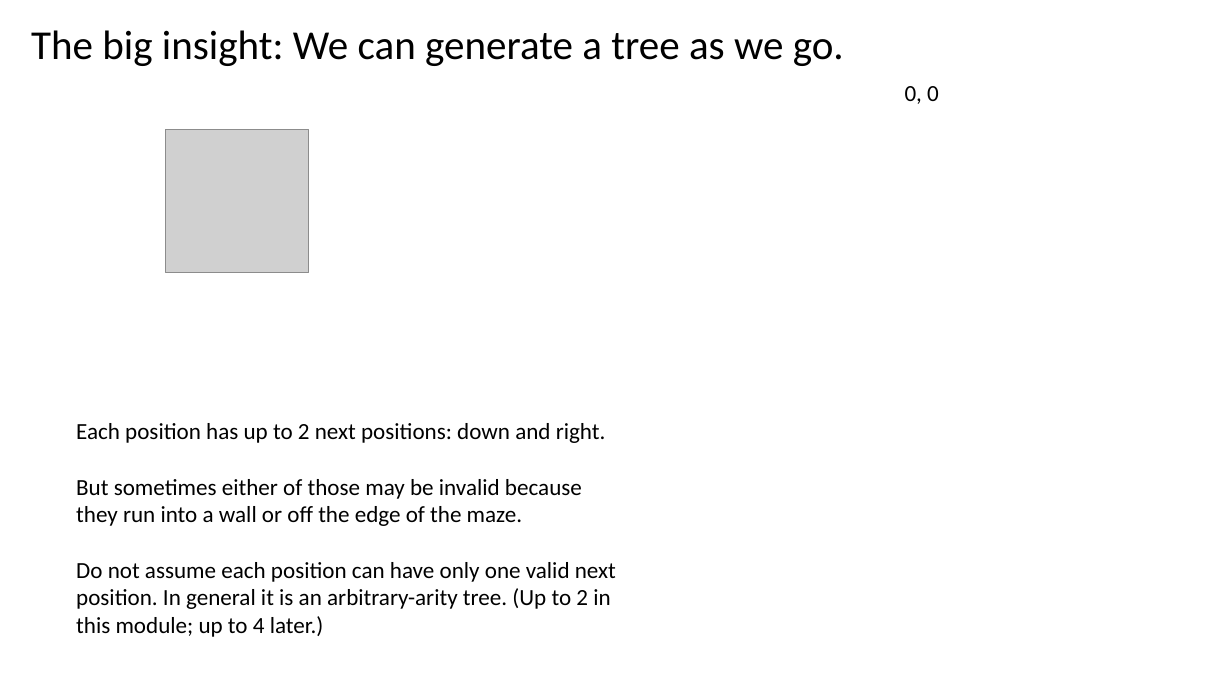
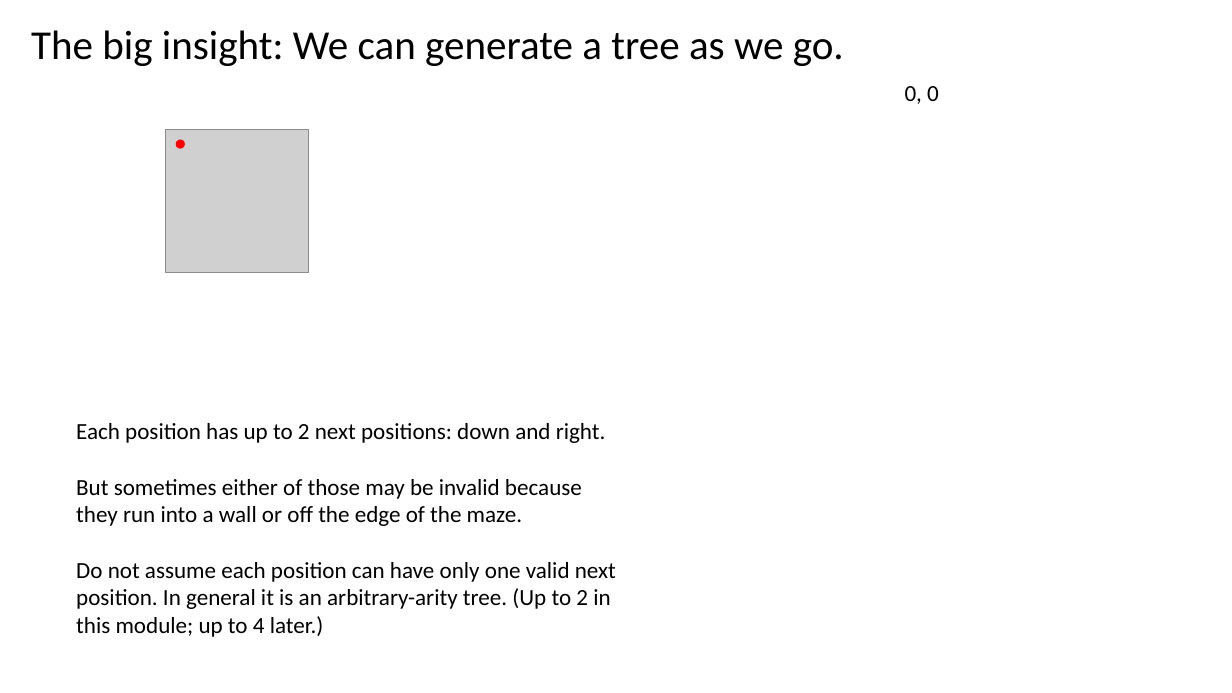
Before and after one commit to GregorKiczales/spd-materials, a slide deck: slide 5 of instructor/l16/l16-pad.pptx (slide 6 before the commit). Drawn at 1232x693 pixels with LibreOffice and Linux fonts; fonts in the diff are those of the drawing; grey boxes stand for pictures. Boxes give left, top, right and bottom in pixels: in the first picture for what was removed or moved away, otherwise in the second. Text is boxed around its words. In the diff, an @@ line names an element or a change of style, - is before the commit and + after.

```diff
--- a/instructor/l16/l16-pad.pptx
+++ b/instructor/l16/l16-pad.pptx
@@ ellipse added at (x1=177, y1=140, x2=185, y2=149), fill #FF0000, outline #FF0000 1 pt @@
```
Also in this commit, not shown: 6 other slides changed, 2 slides added, 1 slide removed, 15 other files.
